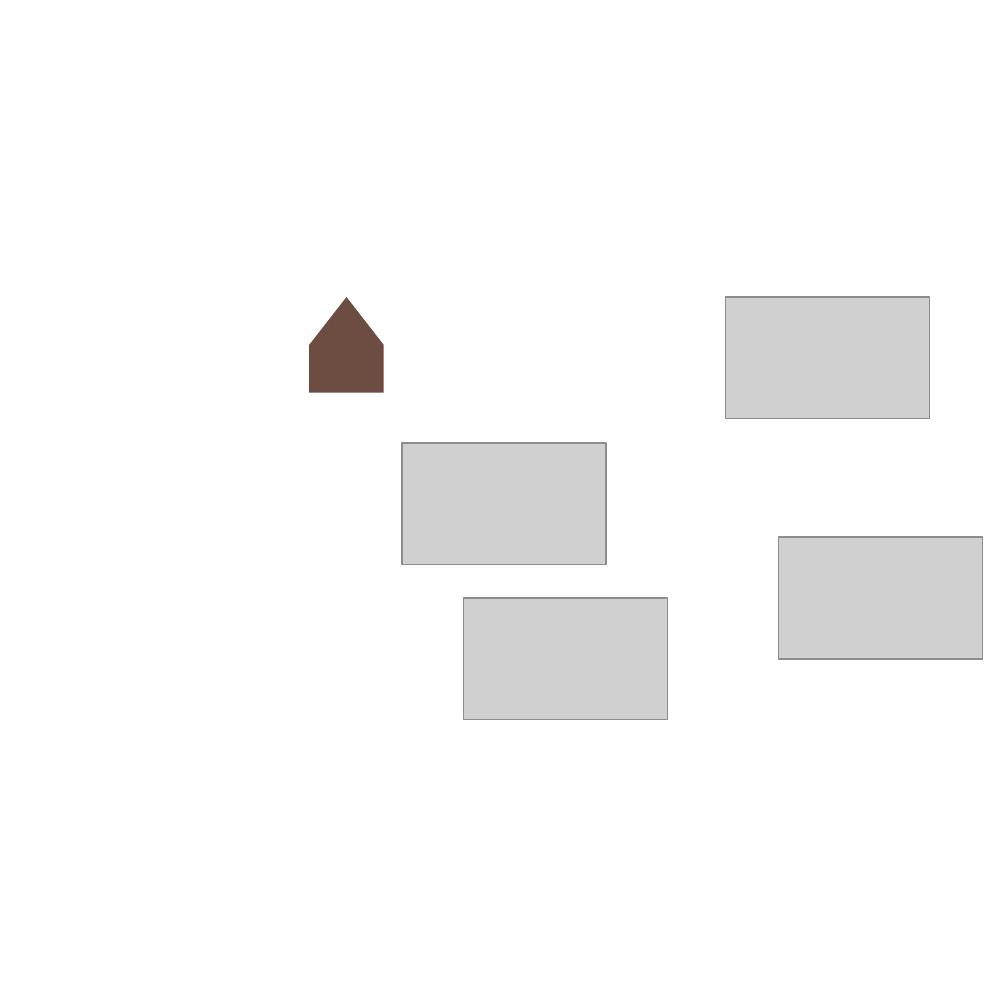
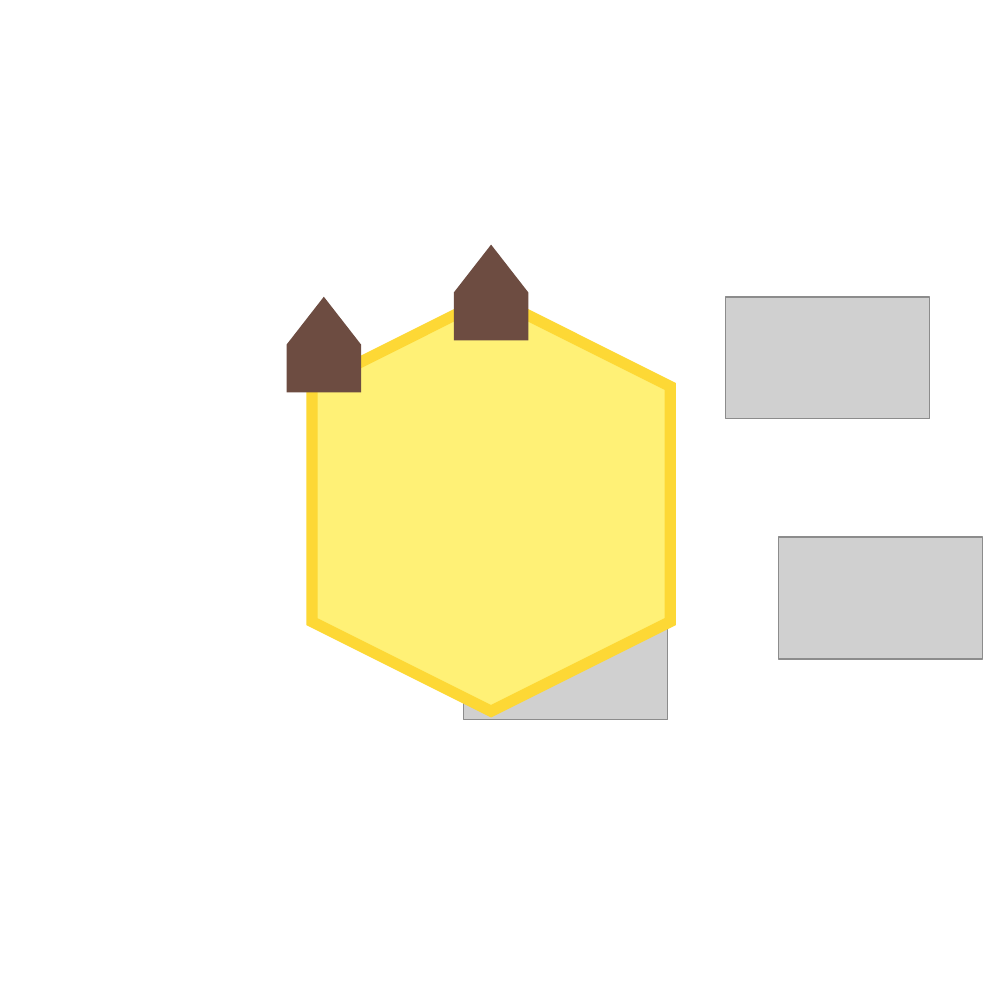
Before and after one commit to jamesbmadden/catan, a slide deck: slide 7 of img/graphics.pptx. Drawn at 1008x1008 pixels with LibreOffice and Linux fonts; fonts in the diff are those of the drawing; grey boxes stand for pictures. Boxes give left, top, right and bottom in pixels: in the first picture for what was removed or moved away, otherwise in the second. Text is boxed around its words. In the diff, an @@ line names an element or a change of style, - is before the commit and + after.

```diff
--- a/img/graphics.pptx
+++ b/img/graphics.pptx
@@ freeform shape added at bbox=[454, 245, 528, 340], fill #6D4C41 @@
@@ freeform shape: place and size @@
-freeform shape at bbox=[309, 297, 383, 392]
+freeform shape at bbox=[286, 297, 360, 392]
@@ hexagon added at bbox=[311, 298, 670, 712], fill #FFF176, outline #FDD835 6 pt @@
```
Also in this commit, not shown: 1 other file.
